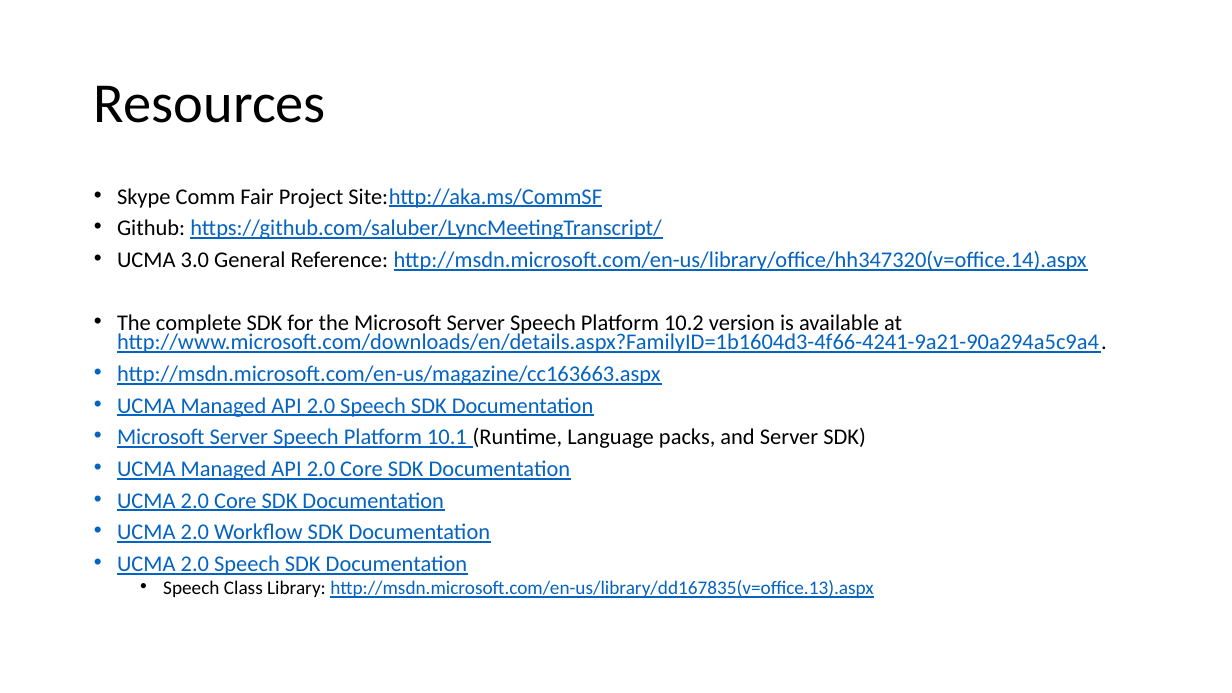
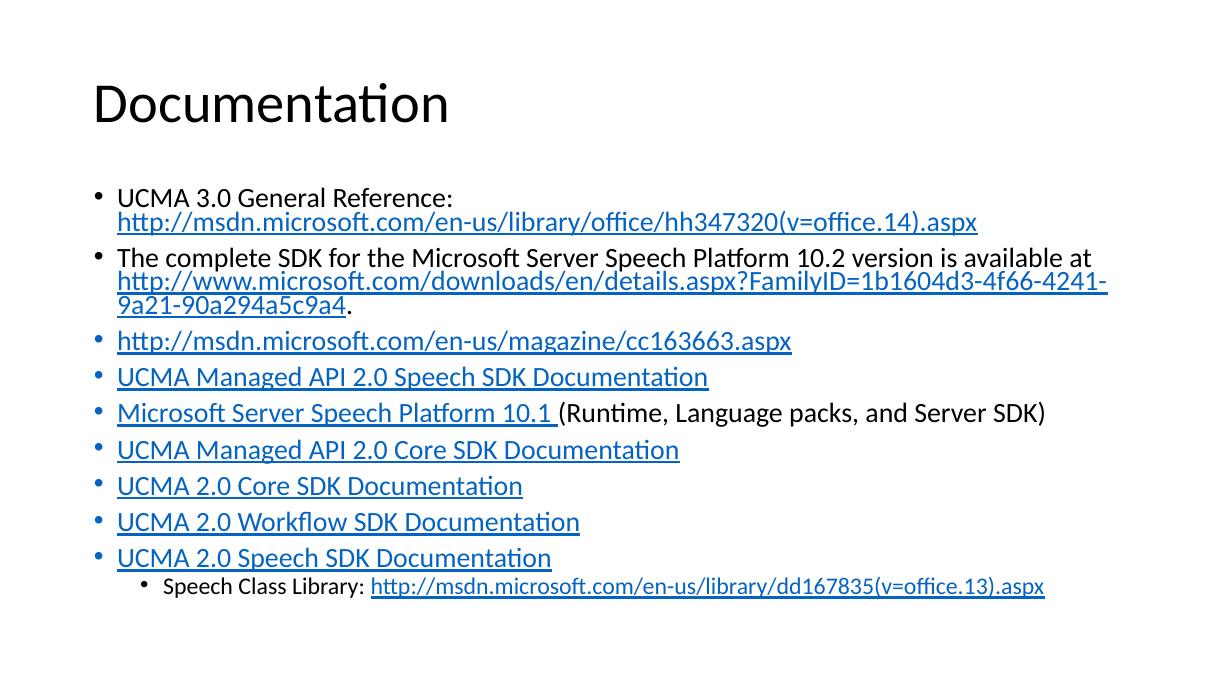
Before and after one commit to saluber/LyncMeetingTranscript, a slide deck: slide 14 of LyncMeetingTranscript.pptx (slide 15 before the commit). Drawn at 1232x693 pixels with LibreOffice and Linux fonts; fonts in the diff are those of the drawing. Boxes give left, top, right and bottom in pixels: in the first picture for what was removed or moved away, otherwise in the second. Text is boxed around its words. In the diff, an @@ line names an element or a change of style, - is before the commit and + after.

```diff
--- a/LyncMeetingTranscript.pptx
+++ b/LyncMeetingTranscript.pptx
@@ title at box(94, 83, 450, 123): text changed @@
-Resources
+Documentation
@@ text "UCMA 3.0 General Reference: http://msdn.microsoft.com/en-us/ ..." at box(117, 187, 1107, 599): size 17.5 to 21.7 pt in "UCMA 3.0 General Reference: http://msdn.microsoft.com/en-us/ ...", "The complete SDK for the Microsoft Server ...", "http://msdn.microsoft.com/en-us/magazine/cc163663.aspx", "UCMA Managed API 2.0 Speech SDK Documentation" and 5 more places; size 15 to 18.6 pt in "Speech Class Library: http://msdn.microsoft.com/en-us/librar ..." @@
@@ text at box(117, 188, 661, 239): paragraphs removed @@
-• Skype Comm Fair Project Site:http://aka.ms/CommSF
-• Github: https://github.com/saluber/LyncMeetingTranscript/
```
Also in this commit, not shown: 5 other slides changed, 5 slides added, 5 slides removed, 6 other files.
